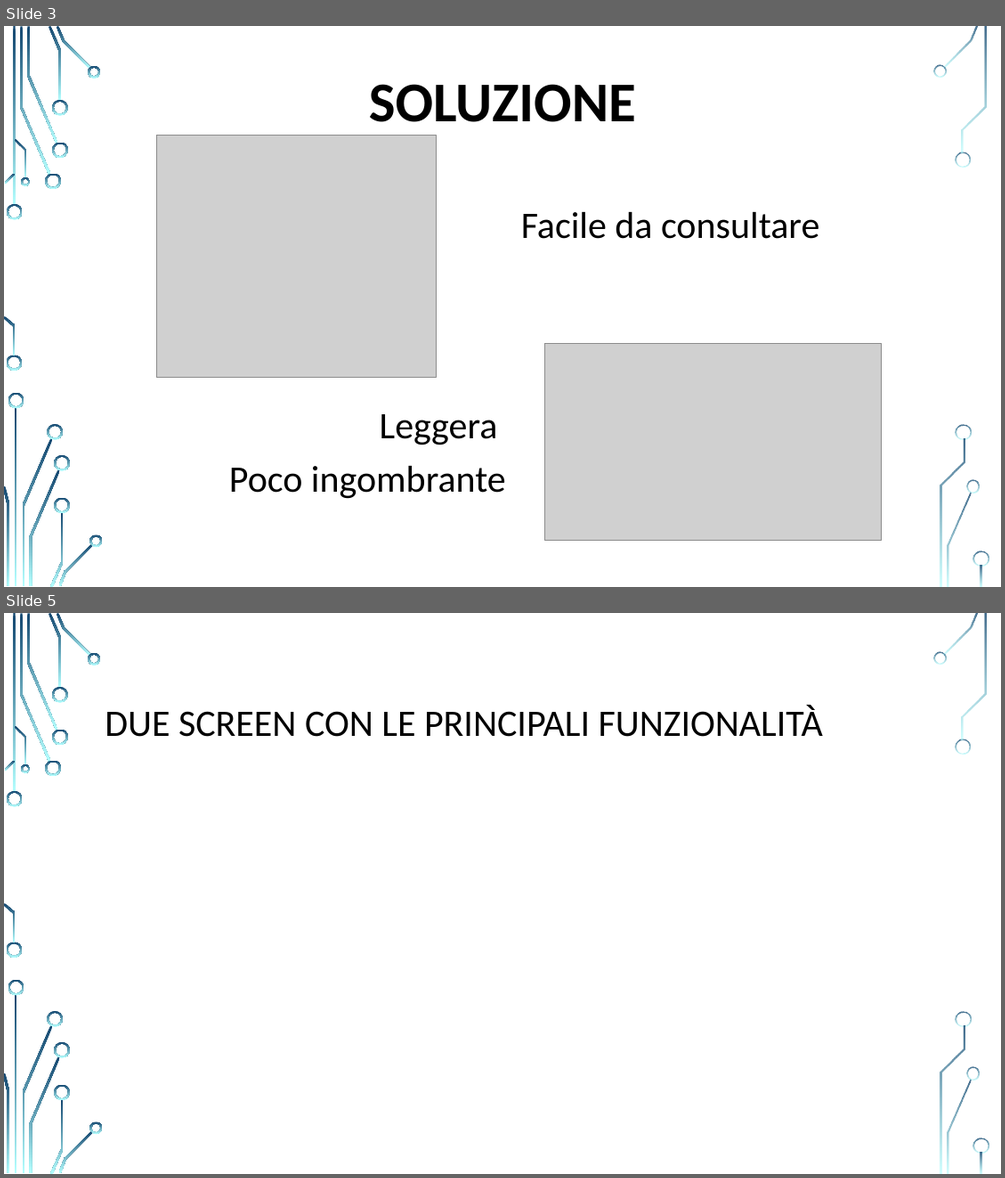
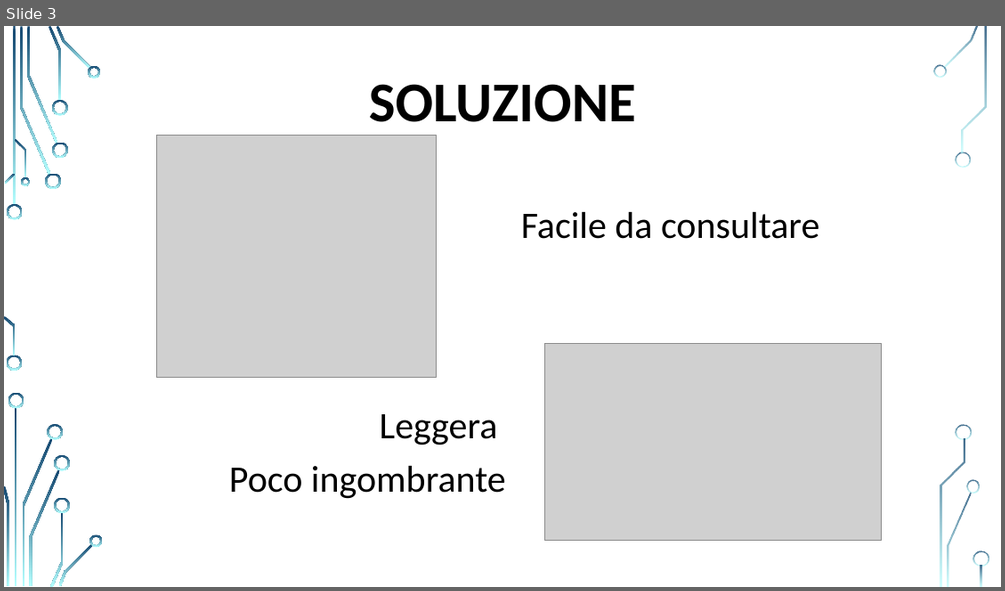
Before and after one commit to StepEla/ingegneria-software, a slide deck: PresentazioneApp.pptx. Shown one above the other, each under a label of ours: slides 3 and 5 before the commit, slide 3 after it; the slides between them are not shown. The pictures are 1005x1178 and 1005x591 pixels, drawn with LibreOffice and Linux fonts; fonts in the diff are those of the drawing; grey boxes stand for pictures; background and template pictures are left out. Boxes give left, top, right and bottom in pixels: in the first picture for what was removed or moved away, otherwise in the second. Text is boxed around its words. In the diff, an @@ line names an element or a change of style, - is before the commit and + after.

Commit message:
Modifica presentazione
Quasi terminate le slide di presentazione.
Mancano solamente le aggiunte degli screen dell'app e eventuali modifiche testuali.

```diff
--- a/PresentazioneApp.pptx
+++ b/PresentazioneApp.pptx
@@ slide 5 removed at [4, 613, 1001, 1174], background picture (left out); not listed: 36 template elements that a slide beside it also shows @@
@@ title removed at [105, 705, 823, 737] @@
-DUE SCREEN CON LE PRINCIPALI FUNZIONALITÀ
```
Also in this commit, not shown: 3 slides added, 2 other slides removed.
